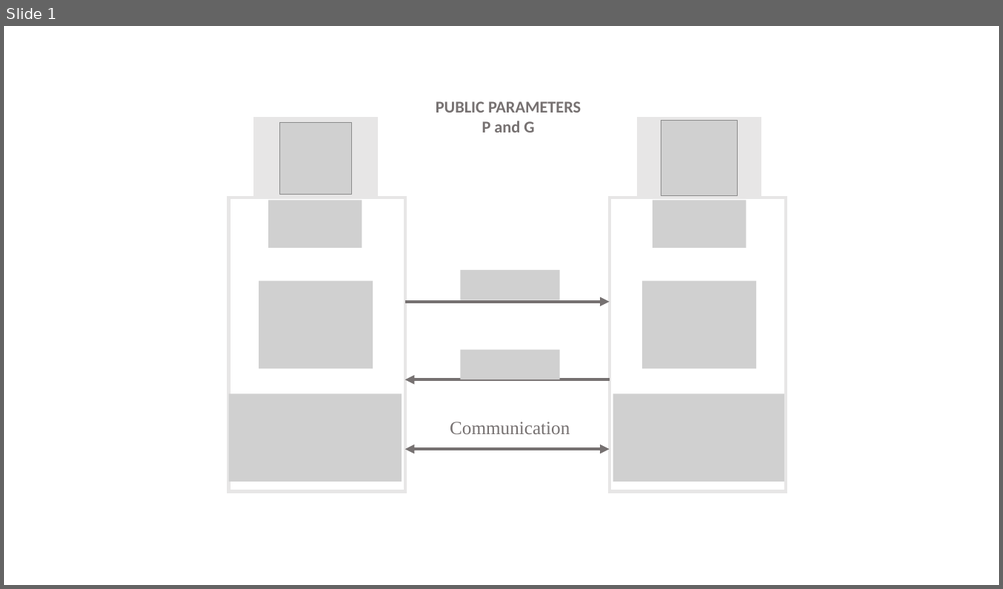
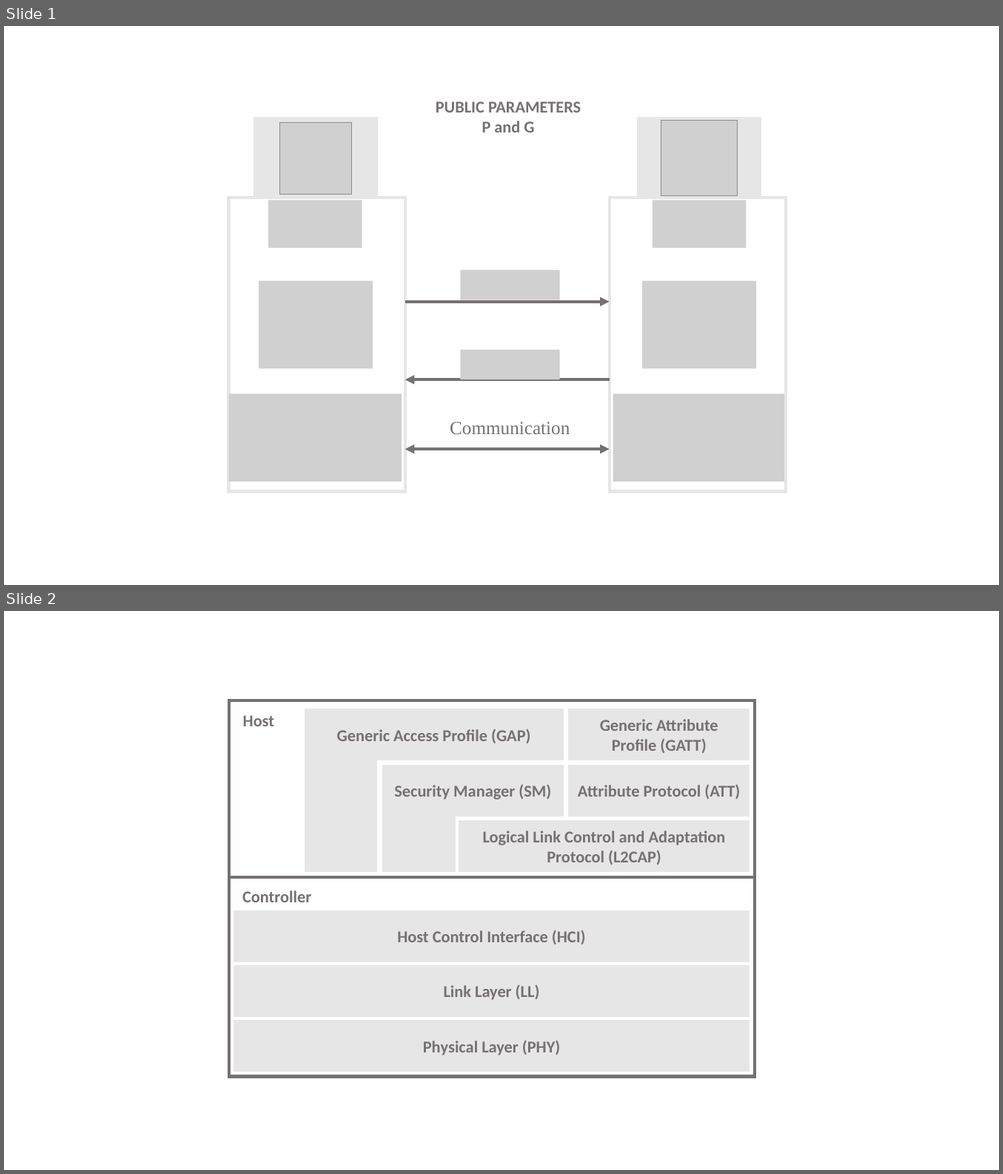
Before and after one commit to m-peko/SecureBLE, a slide deck: docs/Presentation.pptm. Shown one above the other, each under a label of ours: slide 1 before the commit, slides 1 and 2 after it. The pictures are 1003x589 and 1003x1174 pixels, drawn with LibreOffice and Linux fonts; fonts in the diff are those of the drawing; grey boxes stand for pictures. Boxes give left, top, right and bottom in pixels: in the first picture for what was removed or moved away, otherwise in the second. Text is boxed around its words. In the diff, an @@ line names an element or a change of style, - is before the commit and + after.

```diff
--- a/docs/Presentation.pptm
+++ b/docs/Presentation.pptm
@@ slide 2 added at bbox=[4, 611, 999, 1170], background #FFFFFF @@
@@ group added at bbox=[228, 701, 754, 1077]: 11 rectangles, 2 texts, 1 line @@
+Host
+Physical Layer (PHY)
+Link Layer (LL)
+Host Control Interface (HCI)
+Controller
+Logical Link Control and Adaptation Protocol (L2CAP)
+Attribute Protocol (ATT)
+Generic Attribute Profile (GATT)
+Security Manager (SM)
+Generic Access Profile (GAP)
```
Also in this commit, not shown: 1 other file.
